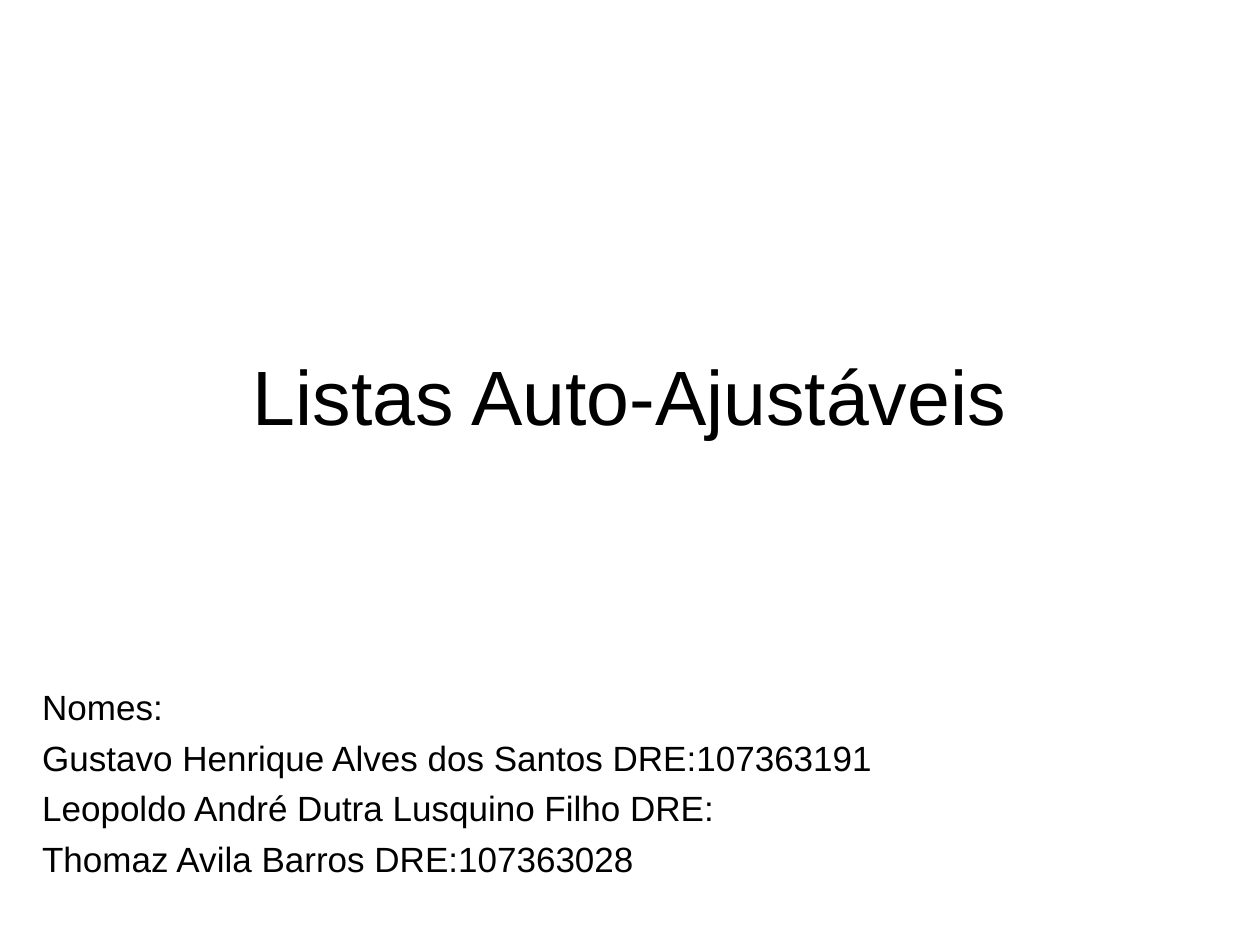
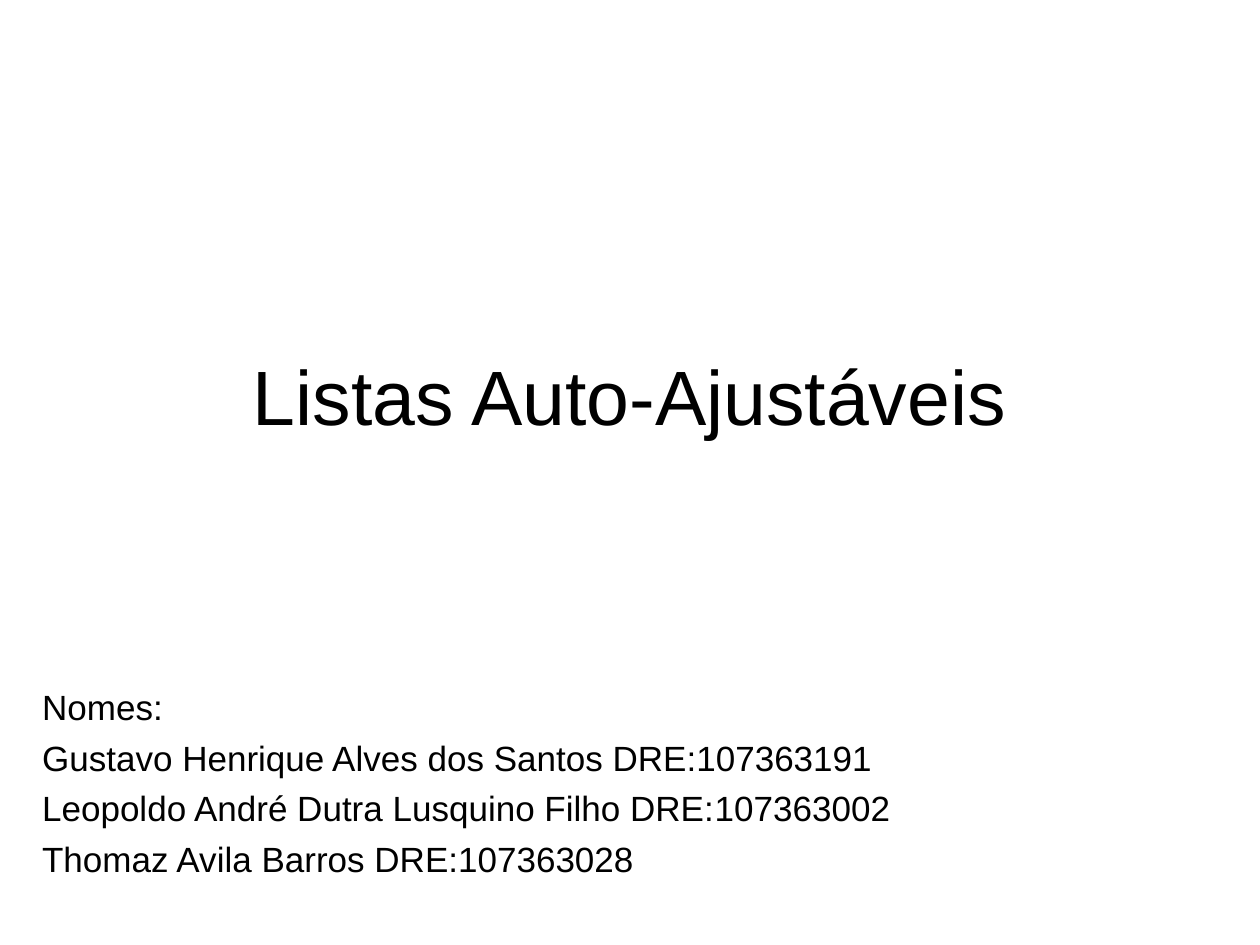
Before and after one commit to thomazbarros/orgdados2-2009, a slide deck: slide 1 of Listas Auto-Ajustáveis.ppt. Drawn at 1260x945 pixels with LibreOffice and Linux fonts; fonts in the diff are those of the drawing. Boxes give left, top, right and bottom in pixels: in the first picture for what was removed or moved away, otherwise in the second. Text is boxed around its words. In the diff, an @@ line names an element or a change of style, - is before the commit and + after.

```diff
--- a/Listas Auto-Ajustáveis.ppt
+++ b/Listas Auto-Ajustáveis.ppt
@@ subtitle at (x1=42, y1=795, x2=890, y2=828): text changed @@
-Leopoldo André Dutra Lusquino Filho DRE:
+Leopoldo André Dutra Lusquino Filho DRE:107363002
```
